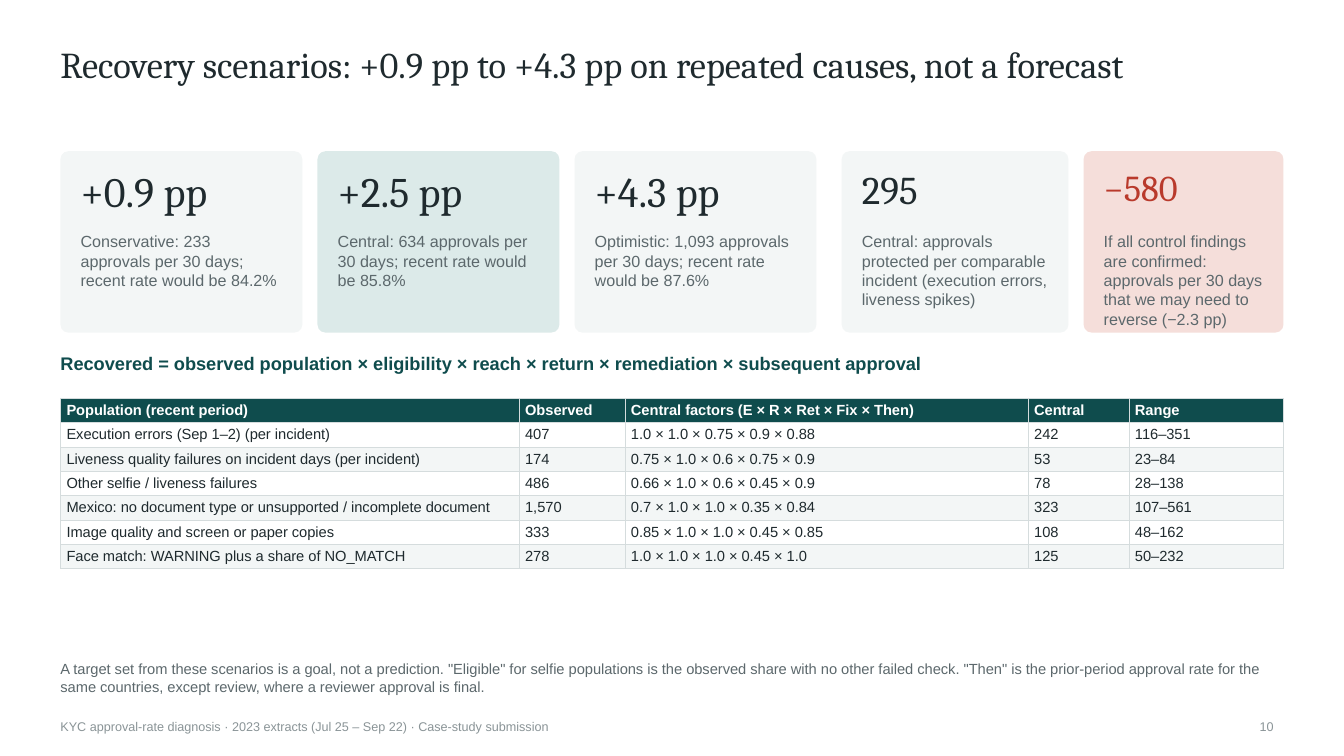
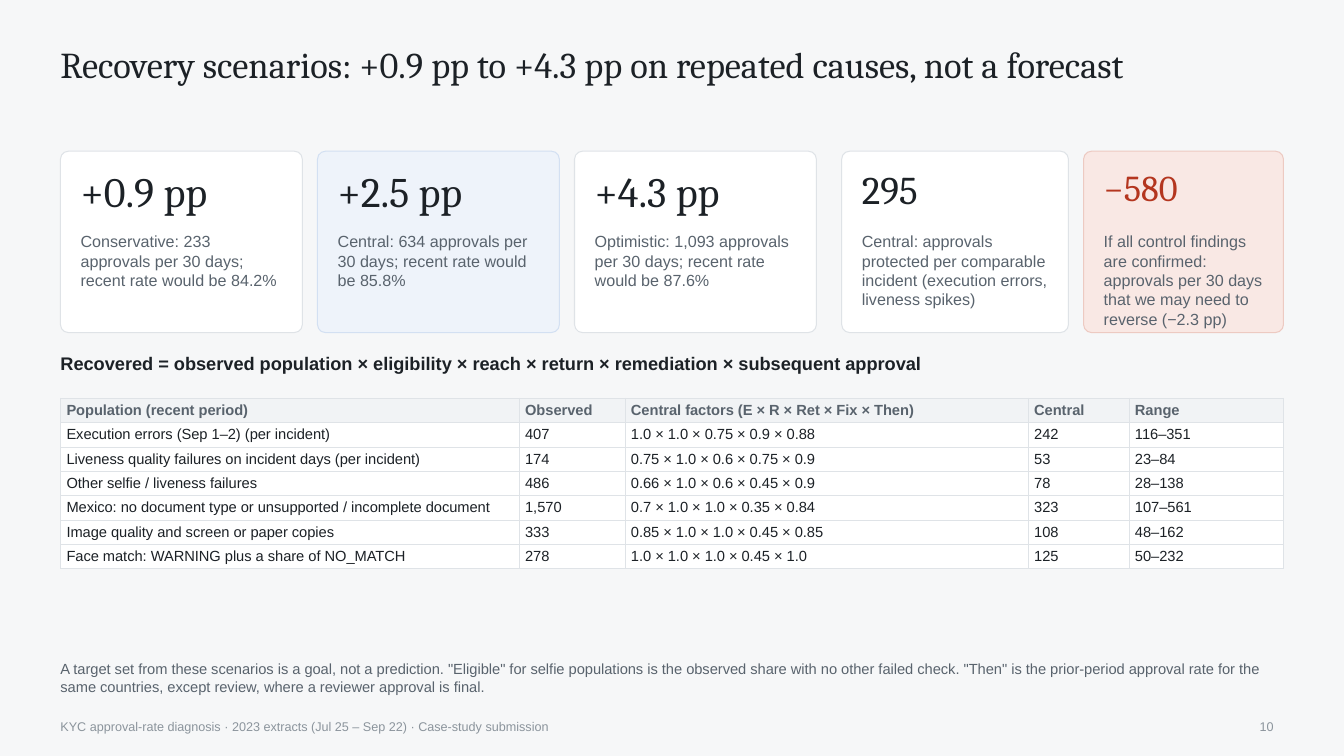
Before and after one commit to prosolkin/arq-kyc, a slide deck: slide 10 of analysis/export/kyc-approval-deck.pptx. Drawn at 1344x756 pixels with LibreOffice and Linux fonts; fonts in the diff are those of the drawing. Boxes give left, top, right and bottom in pixels: in the first picture for what was removed or moved away, otherwise in the second. Text is boxed around its words. In the diff, an @@ line names an element or a change of style, - is before the commit and + after.

```diff
--- a/analysis/export/kyc-approval-deck.pptx
+++ b/analysis/export/kyc-approval-deck.pptx
@@ background #FFFFFF to #F6F7F8 @@
@@ rounded rectangle at [318,151,560,333]: fill #DCEAE9 to #EEF3FA; outline none to #D3E0F2 0.75 pt @@
@@ text "+2.5 pp" at [338,179,463,216]: text colour #1F2A2E to #1C2126 @@
@@ fill #F3F6F6 to #FFFFFF; outline none to #DFE3E7 0.75 pt in 3 elements at [60,151,302,333], [575,151,817,333], [842,151,1069,333] @@
@@ rounded rectangle at [1084,151,1284,333]: fill #F5DEDA to #F9E8E4; outline none to #EDCAC2 0.75 pt @@
@@ text "Central: 634 approvals per 30 ..." at [338,235,527,286]: text colour #5C686C to #59636D @@
@@ text "Recovered = observed population × ..." at [60,356,921,374]: text colour #0F4C4D to #1C2126 @@
@@ table at [60,398,1284,568] @@
@@ fill #0F4C4D to #F1F3F5 in row 1 @@
@@ fill #F3F6F6 to #FFFFFF in 15 cells @@
@@ text colour #FFFFFF to #59636D in "Population (recent period)", "Observed", "Central factors (E × R × Ret ...", "Central" and 1 more places @@
@@ text colour #1F2A2E to #1C2126 in "Execution errors (Sep 1–2) (per incident)", "407", "1.0 × 1.0 × 0.75 × 0.9 ...", "242" and 26 more places @@
@@ borders changed @@
```
Also in this commit, not shown: 22 other slides changed, 1 slide added, 1 slide removed, 7 other files.
